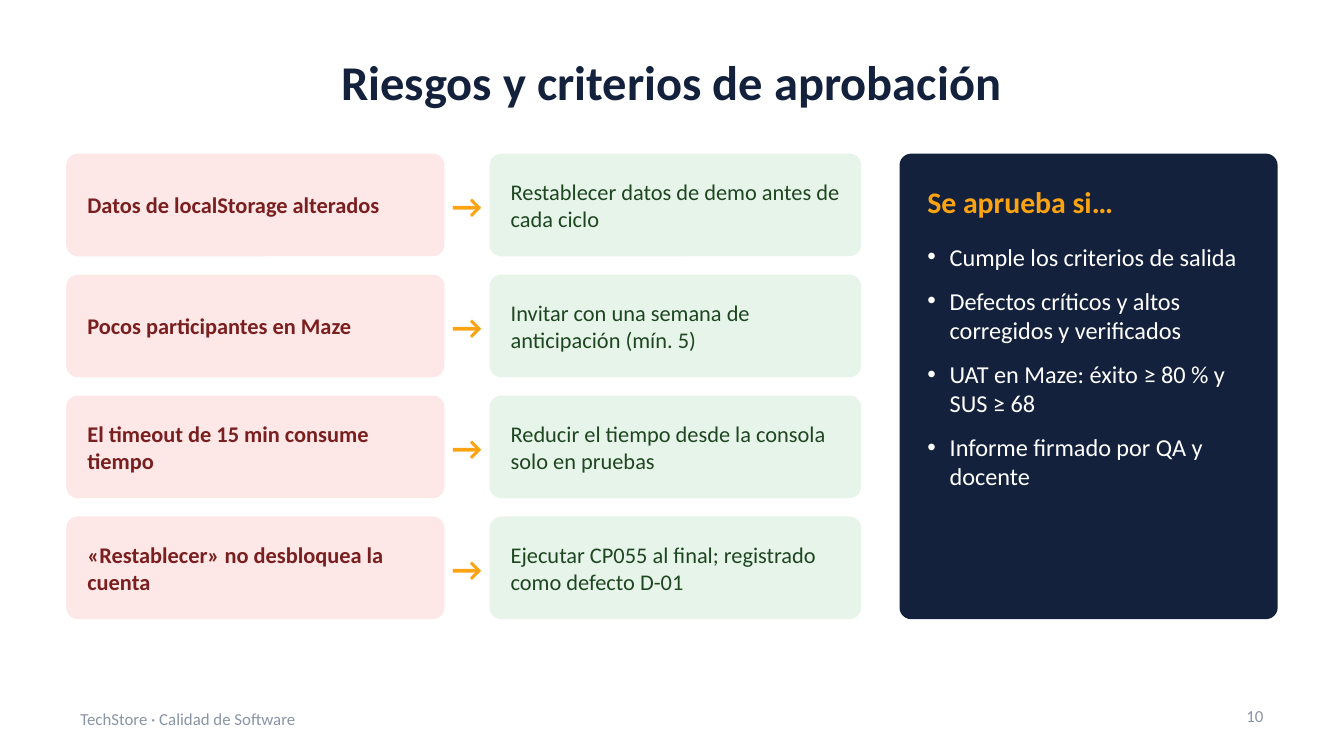
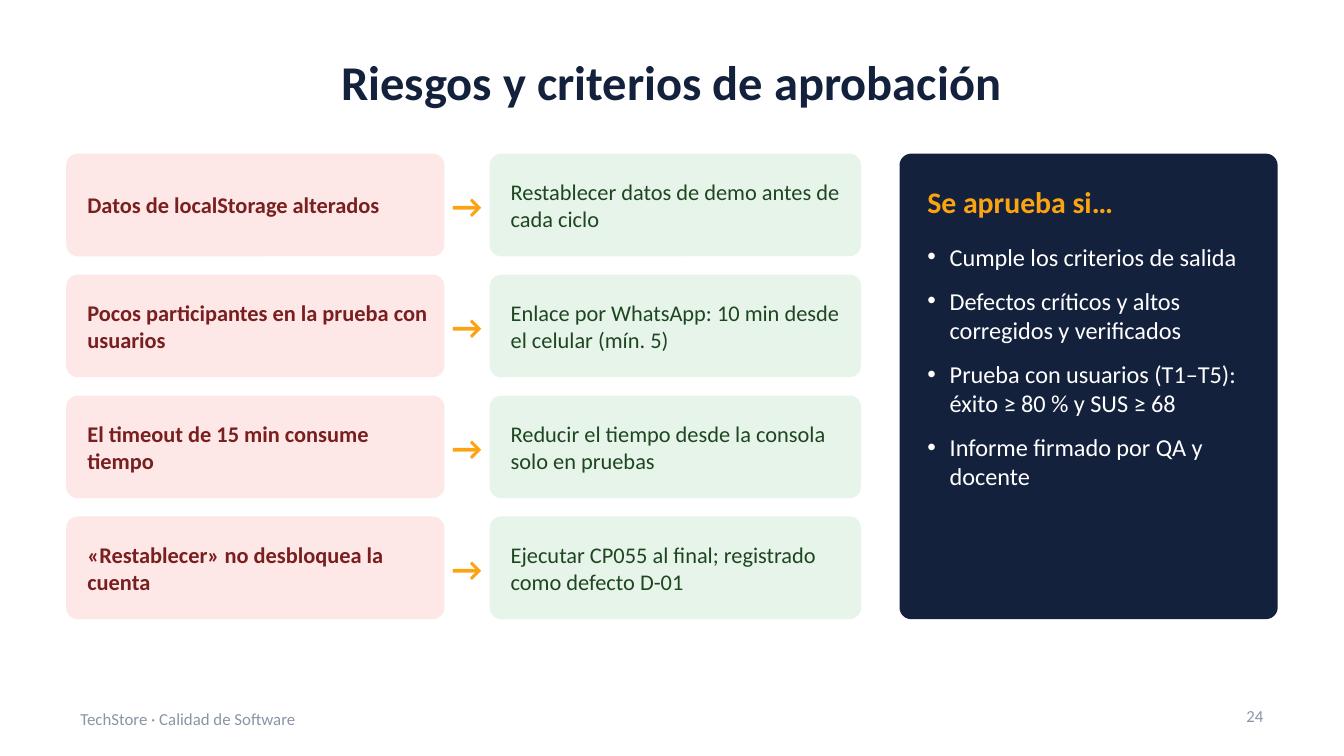
Before and after one commit to diegoaaron/calidadProyecto, a slide deck: slide 24 of docs/Presentacion_Pruebas_Calidad_Conformidad.pptx (slide 10 before the commit). Drawn at 1344x756 pixels with LibreOffice and Linux fonts; fonts in the diff are those of the drawing. Boxes give left, top, right and bottom in pixels: in the first picture for what was removed or moved away, otherwise in the second. Text is boxed around its words. In the diff, an @@ line names an element or a change of style, - is before the commit and + after.

Commit message:
Herramienta propia de usabilidad en lugar de Maze en los documentos
- Esquema, Plan de Pruebas, Plan de Calidad, Informe de HU y presentación
  del esquema: las menciones a Maze pasan a la herramienta propia
  (usabilidad.html).
- Nuevo documento de análisis de requerimientos, HU y resumen de planes.
- Presentación ampliada a 35 diapositivas.
- referencias/ excluida de git.

```diff
--- a/docs/Presentacion_Pruebas_Calidad_Conformidad.pptx
+++ b/docs/Presentacion_Pruebas_Calidad_Conformidad.pptx
@@ text at (x1=87, y1=305, x2=427, y2=348): text changed @@
-Pocos participantes en Maze
+Pocos participantes en la prueba con usuarios
@@ text at (x1=511, y1=305, x2=839, y2=351): text changed @@
-Invitar con una semana de anticipación (mín. 5)
+Enlace por WhatsApp: 10 min desde el celular (mín. 5)
@@ text at (x1=950, y1=365, x2=1235, y2=416): text changed @@
-• UAT en Maze: éxito ≥ 80 % y SUS ≥ 68
+• Prueba con usuarios (T1–T5): éxito ≥ 80 % y SUS ≥ 68
@@ page number at (x1=1246, y1=711, x2=1263, y2=722): text changed @@
-10
+24
```
Also in this commit, not shown: 17 other slides changed, 15 slides added, 8 other files.
